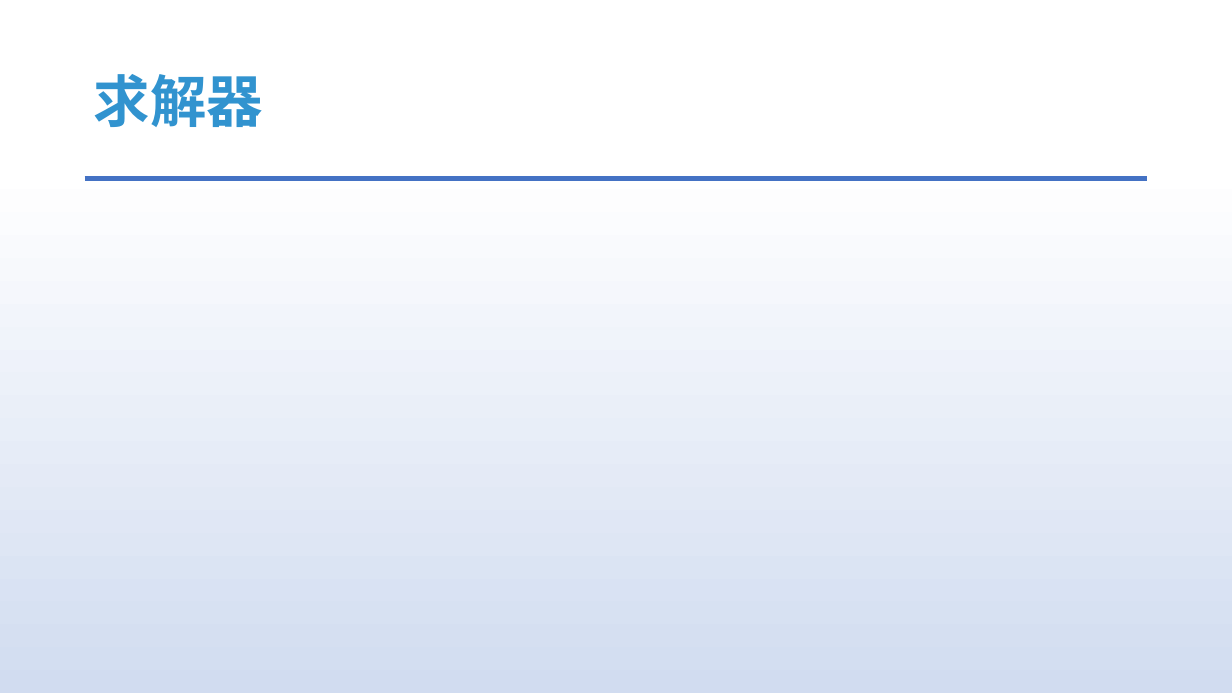
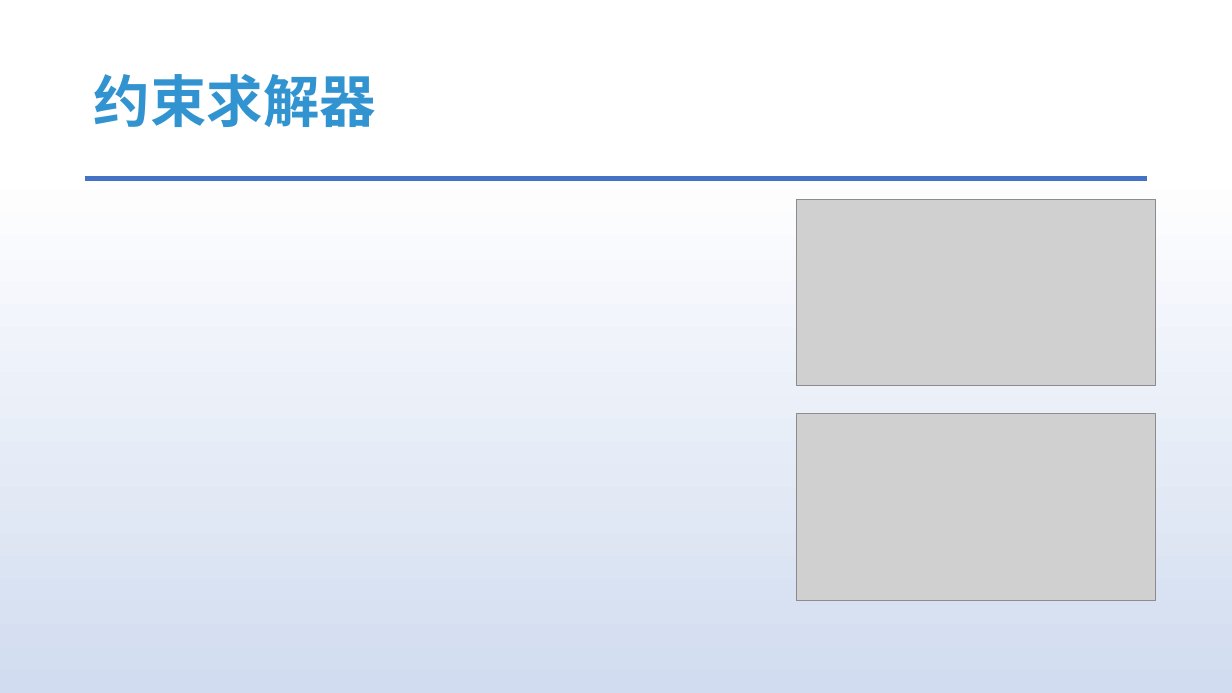
Before and after one commit to answerear/UnityFluid, a slide deck: slide 13 of doc/流体模拟入门分享-Part II.pptx. Drawn at 1232x693 pixels with LibreOffice and Linux fonts; fonts in the diff are those of the drawing; grey boxes stand for pictures. Boxes give left, top, right and bottom in pixels: in the first picture for what was removed or moved away, otherwise in the second. Text is boxed around its words. In the diff, an @@ line names an element or a change of style, - is before the commit and + after.

```diff
--- a/doc/流体模拟入门分享-Part II.pptx
+++ b/doc/流体模拟入门分享-Part II.pptx
@@ title at <box>94,74,376,127</box>: text changed @@
-求解器
+约束求解器
@@ picture added at <box>797,200,1156,385</box> @@
@@ picture added at <box>797,414,1156,601</box> @@
```
Also in this commit, not shown: 7 other slides changed.
